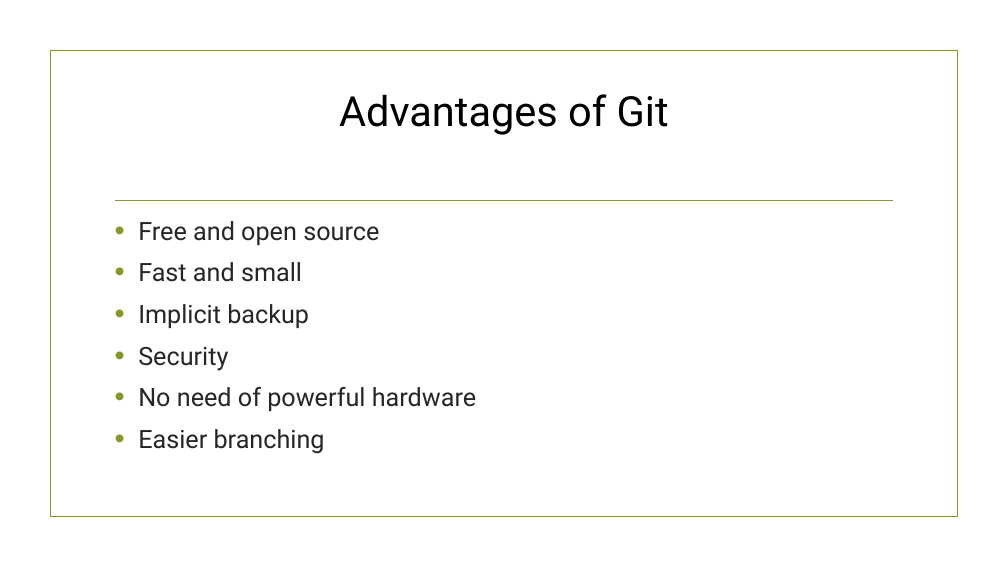
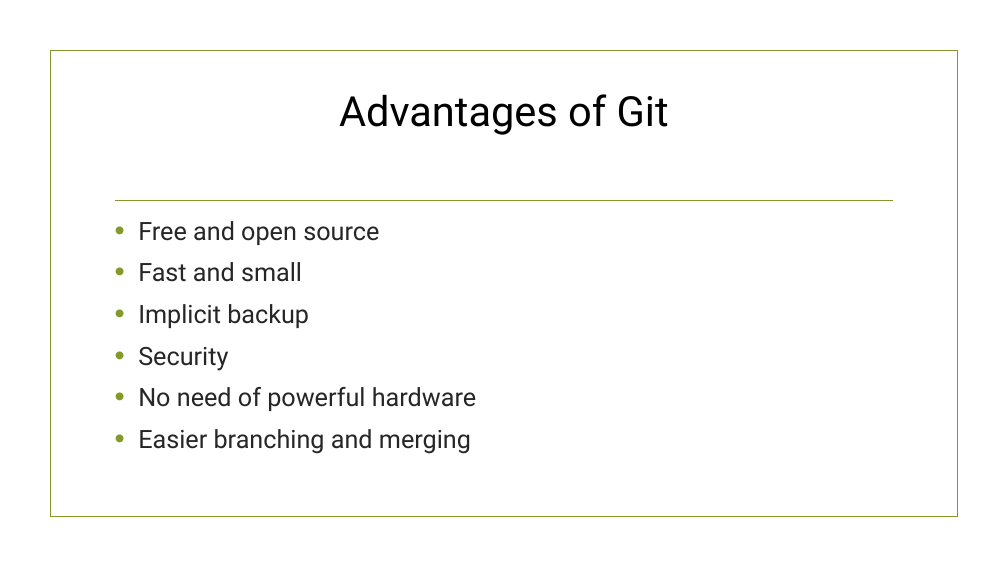
Before and after one commit to amishagupta-11/LearnGit, a slide deck: slide 10 of git.pptx (slide 5 before the commit). Drawn at 1008x567 pixels with LibreOffice and Linux fonts; fonts in the diff are those of the drawing; background and template pictures are left out. Boxes give left, top, right and bottom in pixels: in the first picture for what was removed or moved away, otherwise in the second. Text is boxed around its words. In the diff, an @@ line names an element or a change of style, - is before the commit and + after.

```diff
--- a/git.pptx
+++ b/git.pptx
@@ text at (138, 429, 471, 454): text changed @@
-• Easier branching
+• Easier branching and merging
```
Also in this commit, not shown: 6 other slides changed, 34 slides added.
